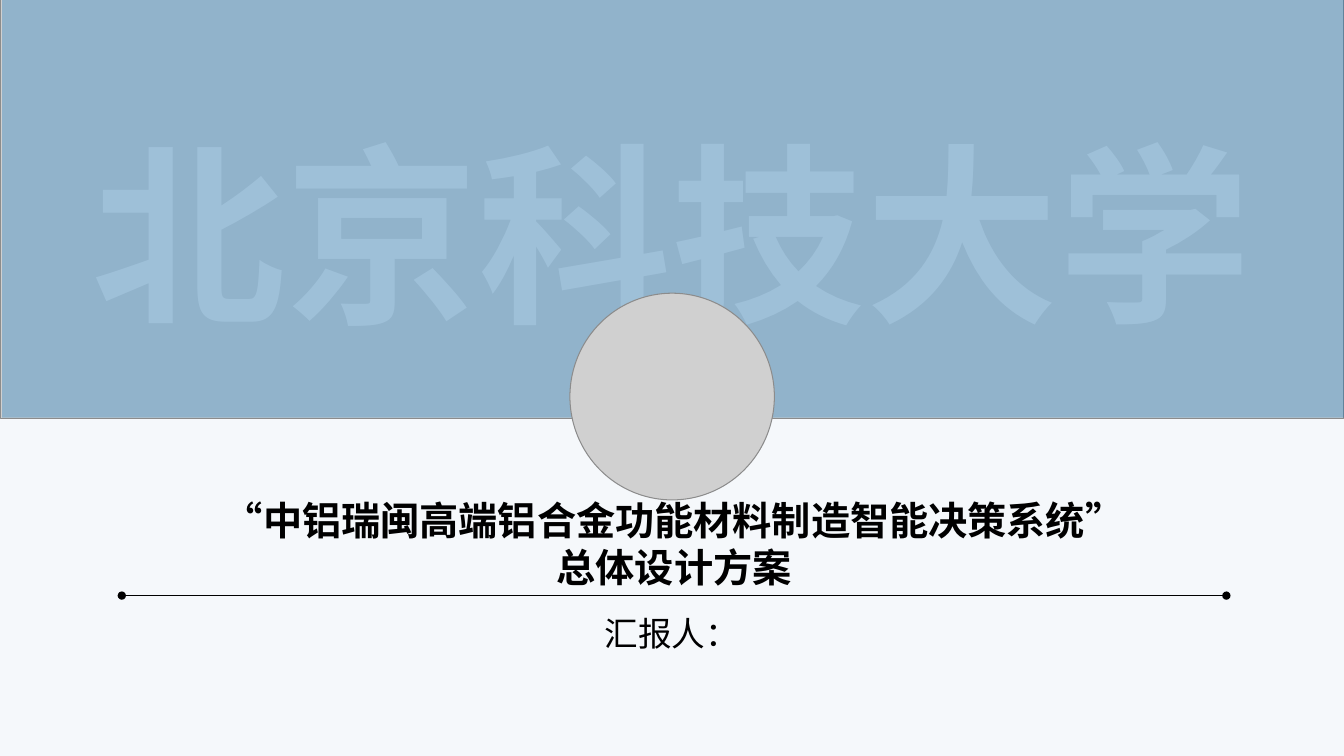
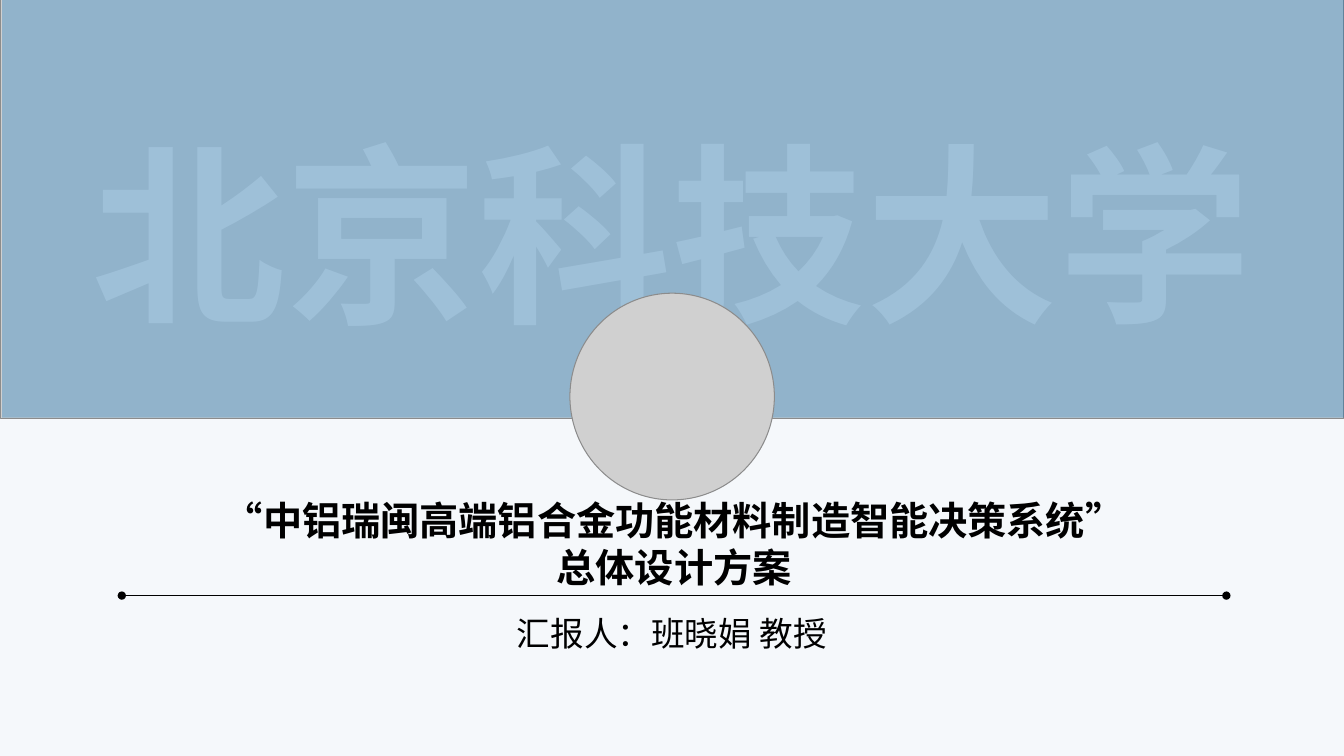
Before and after one commit to y18810919727/RuiMin, a slide deck: slide 1 of 瑞闽0118/瑞闽ppt/瑞闽汇报ppt0118.pptx. Drawn at 1344x756 pixels with LibreOffice and Linux fonts; fonts in the diff are those of the drawing; grey boxes stand for pictures. Boxes give left, top, right and bottom in pixels: in the first picture for what was removed or moved away, otherwise in the second. Text is boxed around its words. In the diff, an @@ line names an element or a change of style, - is before the commit and + after.

```diff
--- a/瑞闽0118/瑞闽ppt/瑞闽汇报ppt0118.pptx
+++ b/瑞闽0118/瑞闽ppt/瑞闽汇报ppt0118.pptx
@@ text at [517, 617, 827, 649]: text changed @@
-汇报人：
+汇报人：班晓娟 教授
```
Also in this commit, not shown: 3 other slides changed, 1 slide removed, 9 other files.
